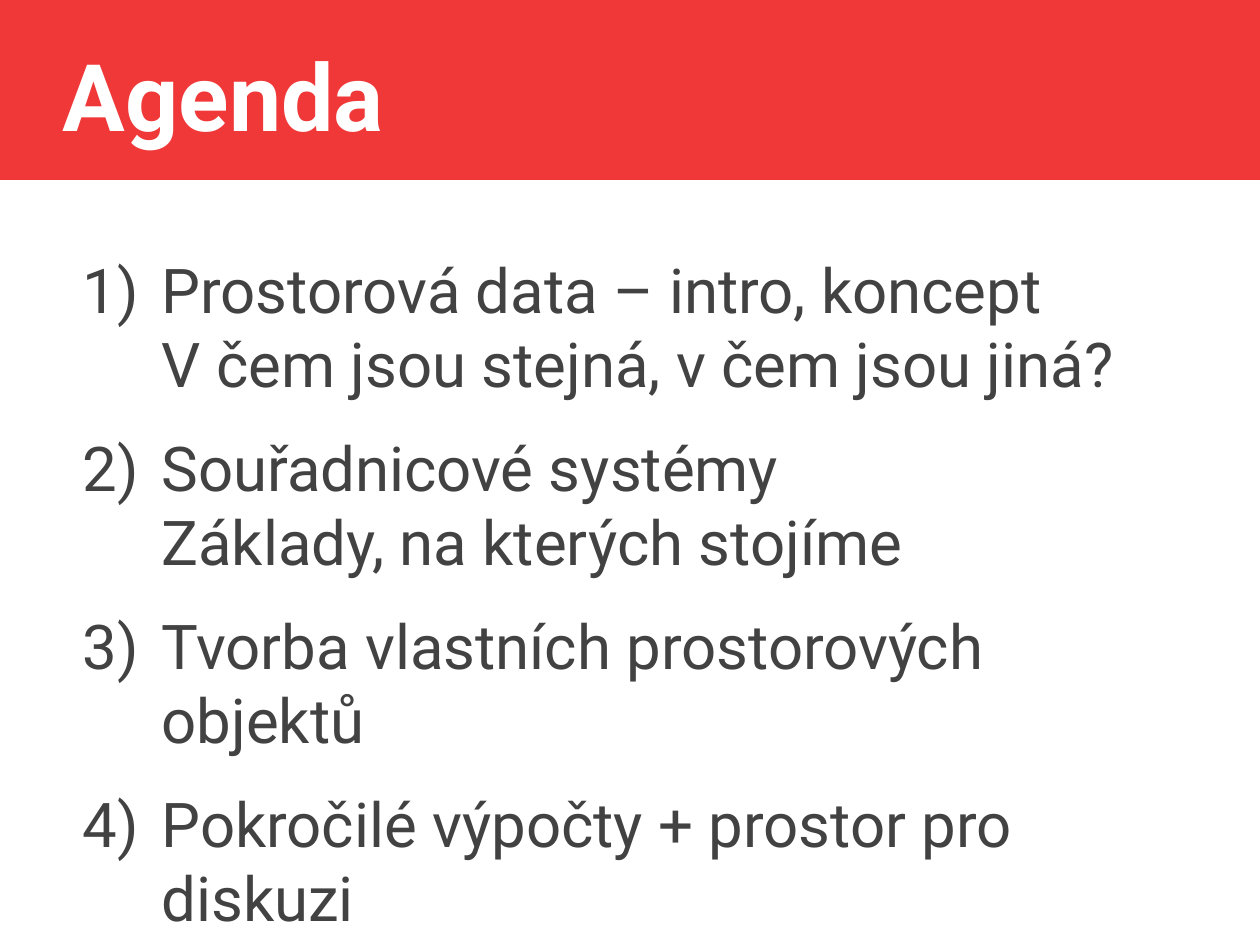
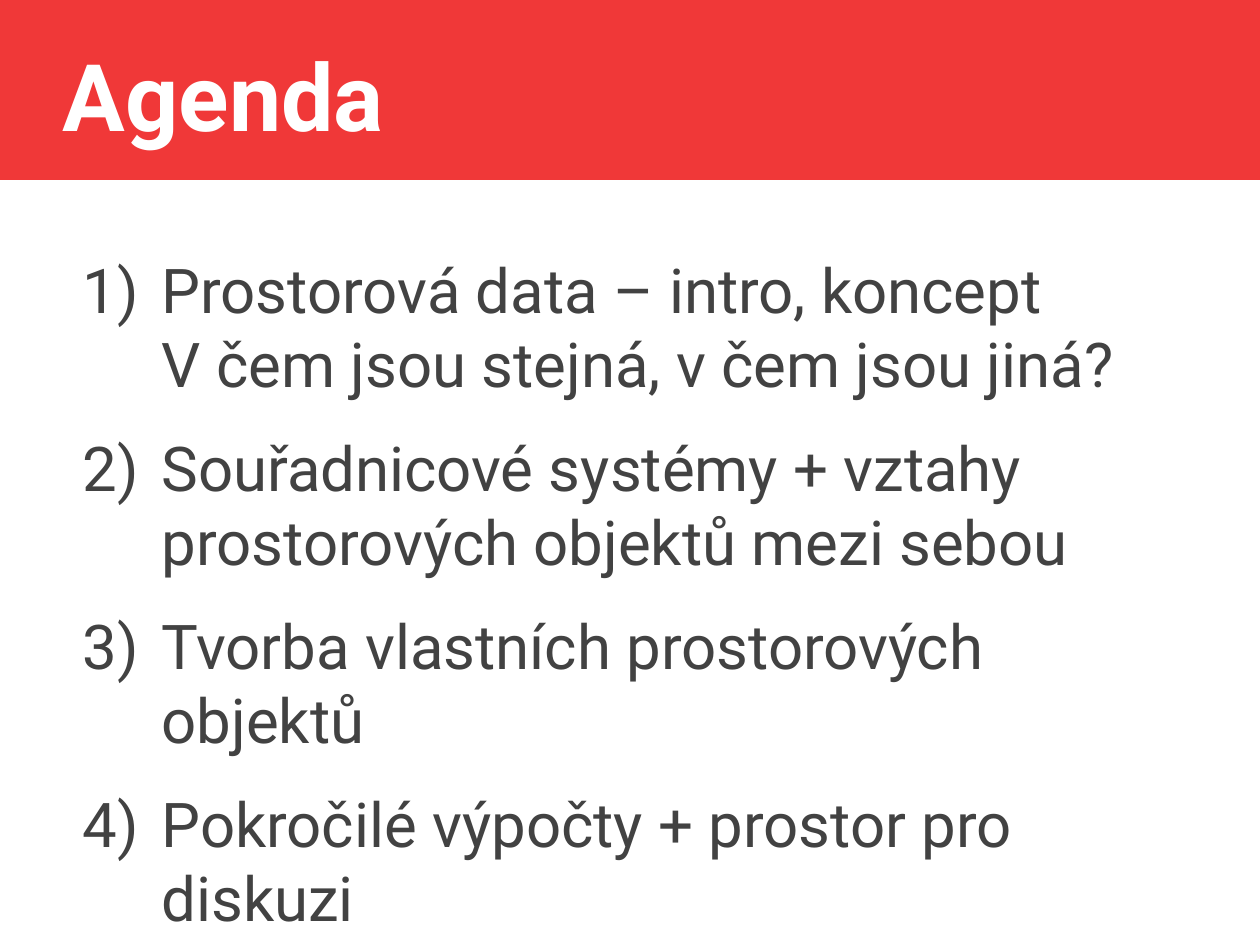
Before and after one commit to jlacko/4EK418, a slide deck: slide 3 of prez/0 - intro 4EK418.odp. Drawn at 1260x945 pixels with LibreOffice and Linux fonts; fonts in the diff are those of the drawing. Boxes give left, top, right and bottom in pixels: in the first picture for what was removed or moved away, otherwise in the second. Text is boxed around its words. In the diff, an @@ line names an element or a change of style, - is before the commit and + after.

```diff
--- a/prez/0 - intro 4EK418.odp
+++ b/prez/0 - intro 4EK418.odp
@@ text at (162,444,1067,578): text changed @@
-2) Souřadnicové systémy
-   Základy, na kterých stojíme
+2) Souřadnicové systémy + vztahy prostorových objektů mezi sebou
```
Also in this commit, not shown: 1 other slide changed, 4 other files.
